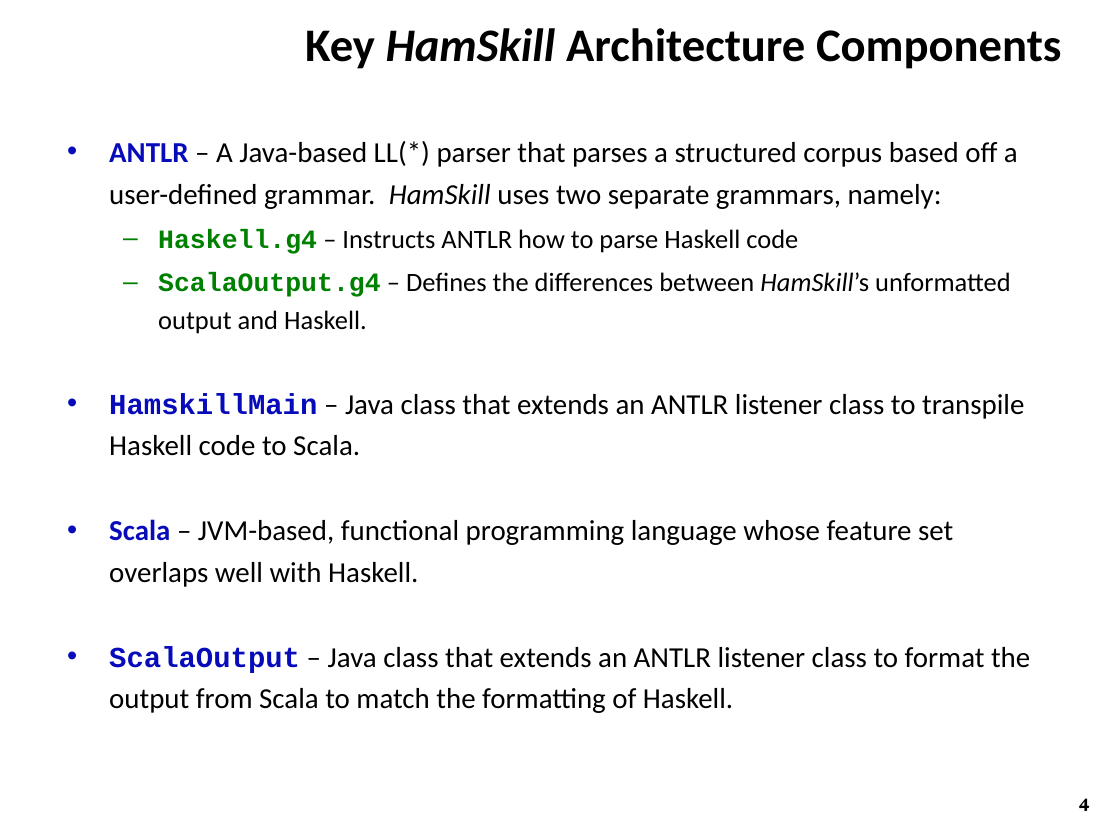
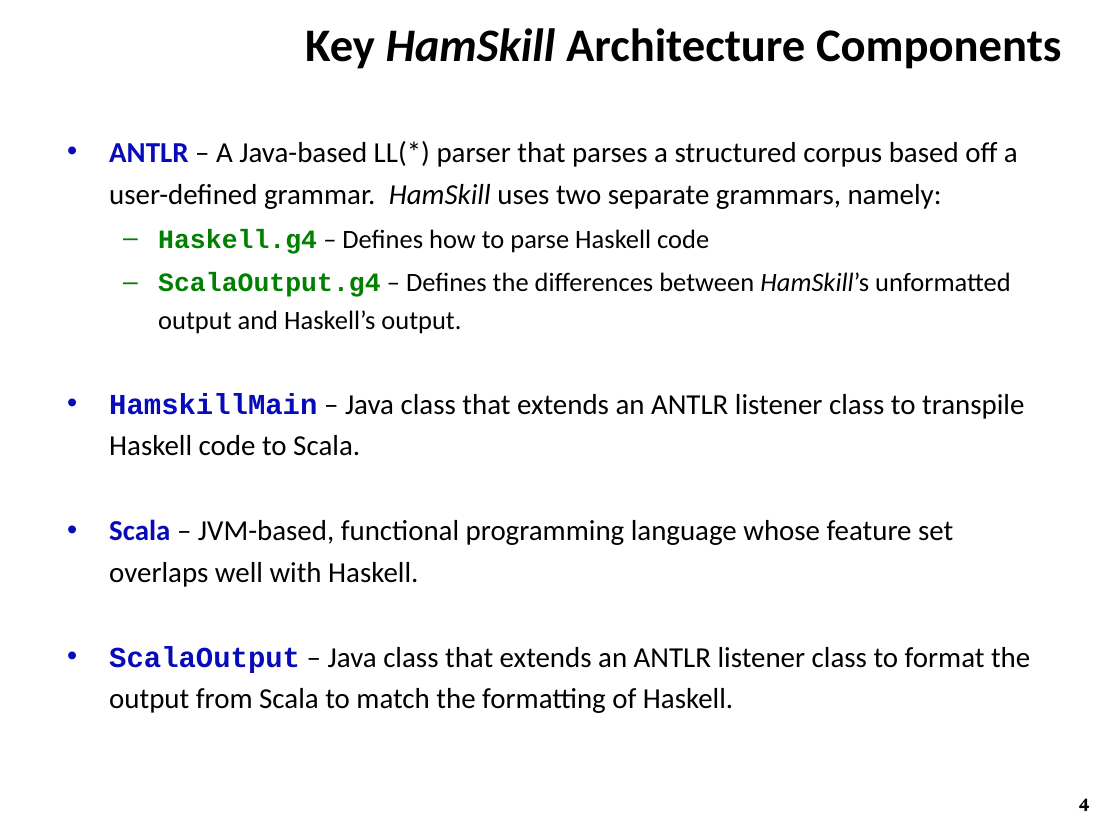
Before and after one commit to ZaydH/CS252, a slide deck: slide 4 of Project/Project_Presentation/Zayd_Hammoudeh_-_HamSkill_Run_Haskell_Anywhere.pptx. Drawn at 1120x840 pixels with LibreOffice and Linux fonts; fonts in the diff are those of the drawing; background and template pictures are left out. Boxes give left, top, right and bottom in pixels: in the first picture for what was removed or moved away, otherwise in the second. Text is boxed around its words. In the diff, an @@ line names an element or a change of style, - is before the commit and + after.

Commit message:
Read through of the HamSkill project presentation.

```diff
--- a/Project/Project_Presentation/Zayd_Hammoudeh_-_HamSkill_Run_Haskell_Anywhere.pptx
+++ b/Project/Project_Presentation/Zayd_Hammoudeh_-_HamSkill_Run_Haskell_Anywhere.pptx
@@ text at [158, 229, 1011, 334]: text changed @@
-  – Haskell.g4 – Instructs ANTLR how to parse Haskell code
-  – ScalaOutput.g4 – Defines the differences between HamSkill’s unformatted output and Haskell.
+  – Haskell.g4 – Defines how to parse Haskell code
+  – ScalaOutput.g4 – Defines the differences between HamSkill’s unformatted output and Haskell’s output.
```
Also in this commit, not shown: 3 other slides changed.
